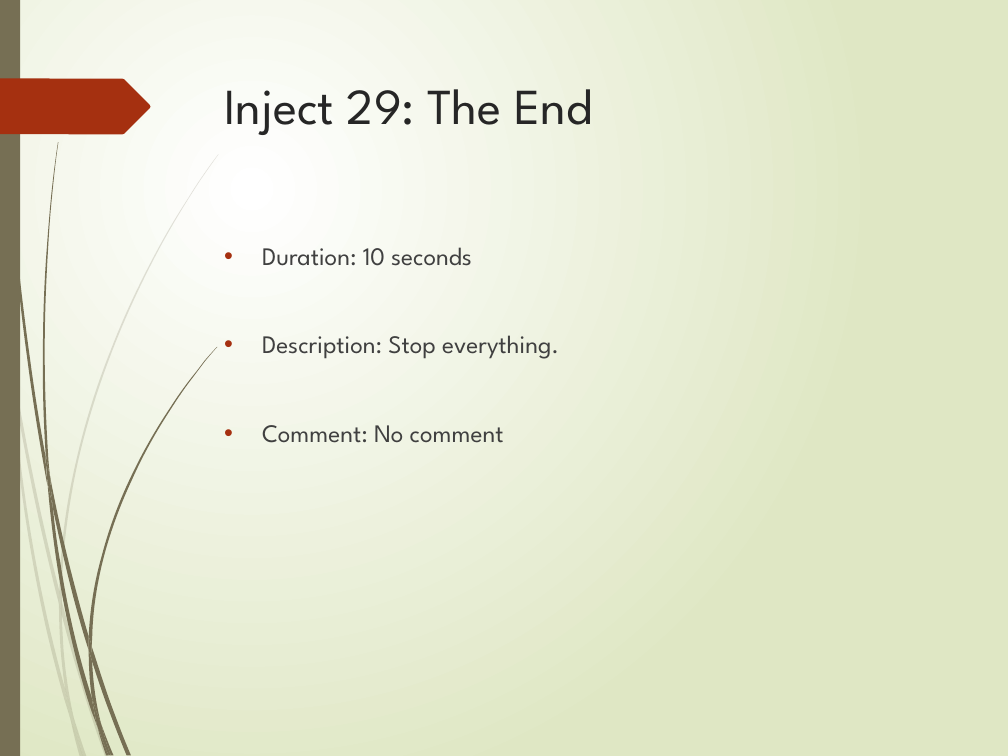
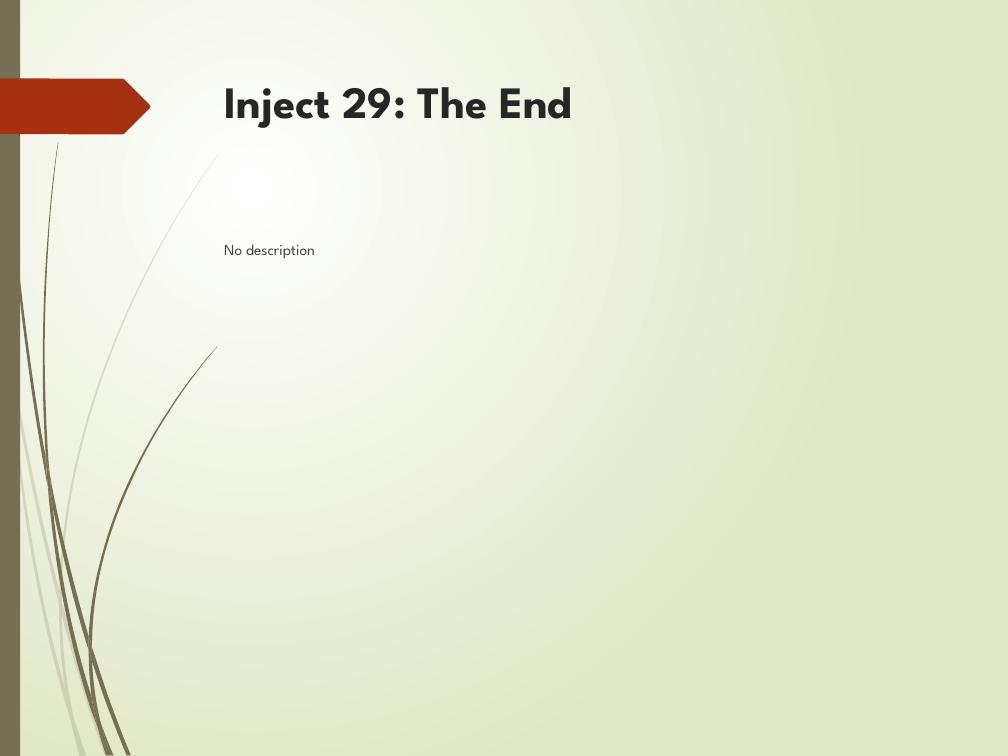
Before and after one commit to cidies/dryrun, a slide deck: slide 6 of static/Ransomware_Angriff_-_Pharma_Batchumgebung_presentation.pptx (slide 3 before the commit). Drawn at 1008x756 pixels with LibreOffice and Linux fonts; fonts in the diff are those of the drawing. Boxes give left, top, right and bottom in pixels: in the first picture for what was removed or moved away, otherwise in the second. Text is boxed around its words. In the diff, an @@ line names an element or a change of style, - is before the commit and + after.

```diff
--- a/static/Ransomware_Angriff_-_Pharma_Batchumgebung_presentation.pptx
+++ b/static/Ransomware_Angriff_-_Pharma_Batchumgebung_presentation.pptx
@@ title "Inject 29: The End" at <box>224,87,572,128</box>: size 36 to 32 pt, bold on @@
@@ text at <box>224,244,315,258</box>: text changed; size 18 to 11 pt @@
-• Duration: 10 seconds
-• Description: Stop everything.
-• Comment: No comment
+No description
```
Also in this commit, not shown: 7 other slides changed, 2 slides added, 2 slides removed, 7 other files.
